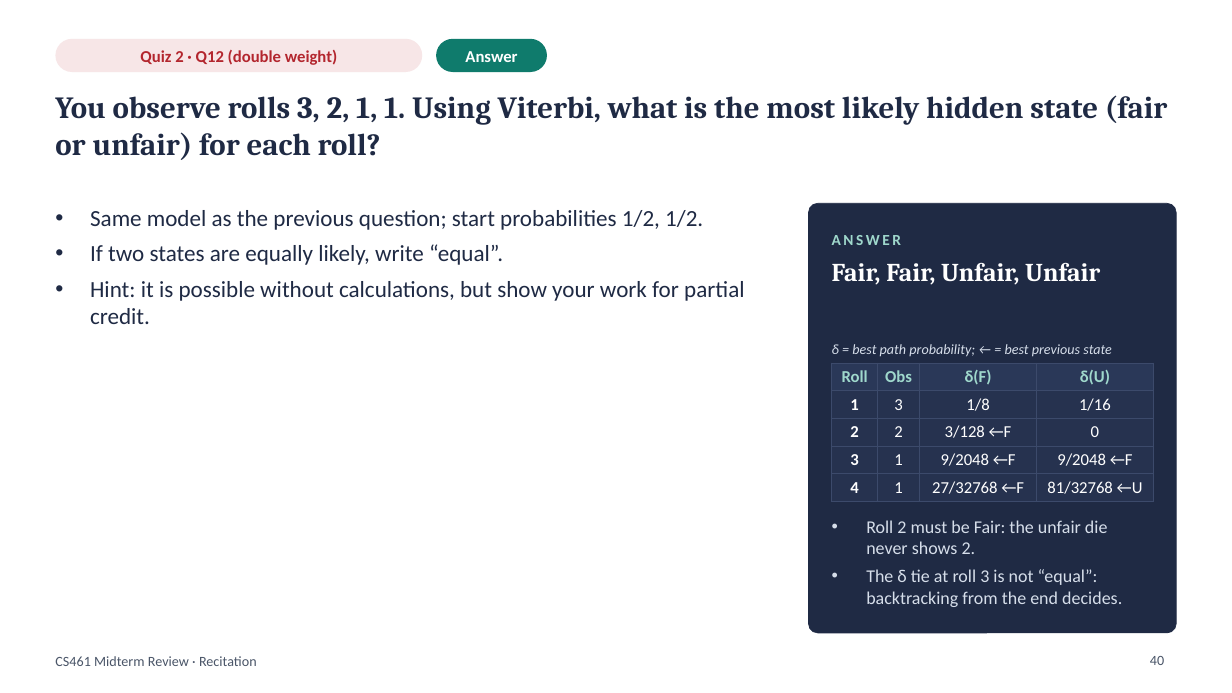
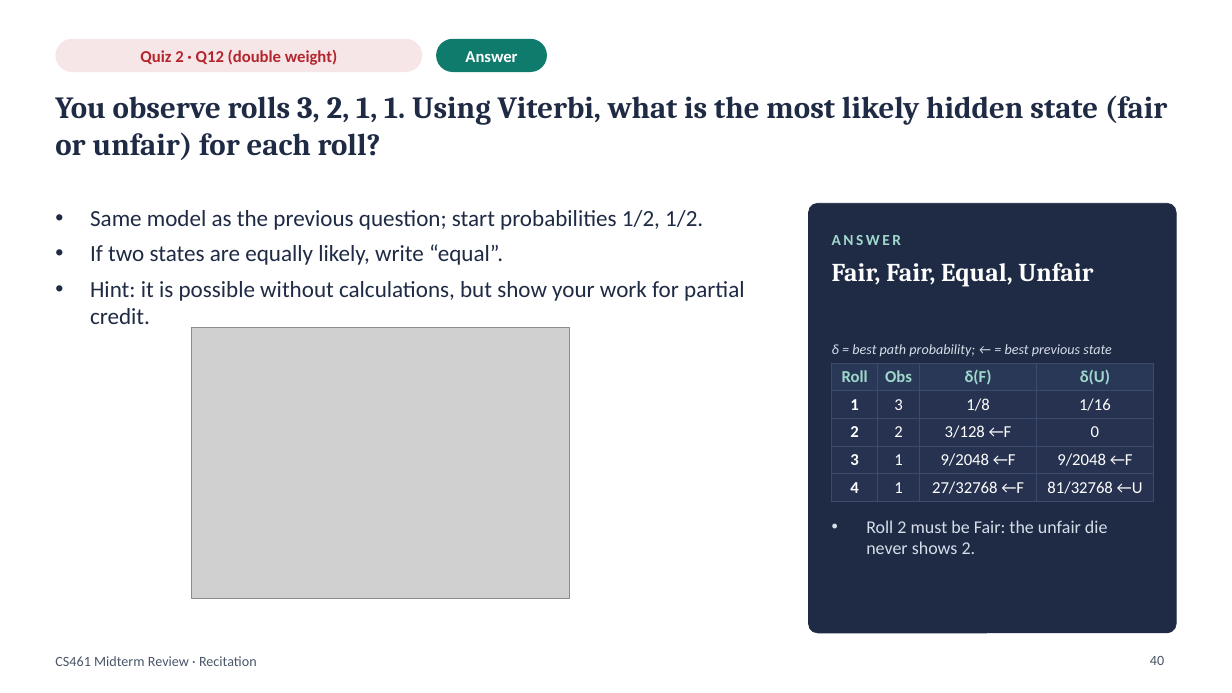
Before and after one commit to flyleeee/ML_Principles_26_Fall_Recitation, a slide deck: slide 40 of CS461_Midterm_Review_Quiz1_Quiz2_v3.pptx. Drawn at 1232x693 pixels with LibreOffice and Linux fonts; fonts in the diff are those of the drawing; grey boxes stand for pictures. Boxes give left, top, right and bottom in pixels: in the first picture for what was removed or moved away, otherwise in the second. Text is boxed around its words. In the diff, an @@ line names an element or a change of style, - is before the commit and + after.

```diff
--- a/CS461_Midterm_Review_Quiz1_Quiz2_v3.pptx
+++ b/CS461_Midterm_Review_Quiz1_Quiz2_v3.pptx
@@ text at <box>832,263,1093,287</box>: text changed @@
-Fair, Fair, Unfair, Unfair
+Fair, Fair, Equal, Unfair
@@ picture added at <box>191,327,569,599</box> @@
@@ text at <box>866,569,1122,607</box>: paragraph removed @@
-• The δ tie at roll 3 is not “equal”: backtracking from the end decides.
```
Also in this commit, not shown: 5 other slides changed.
